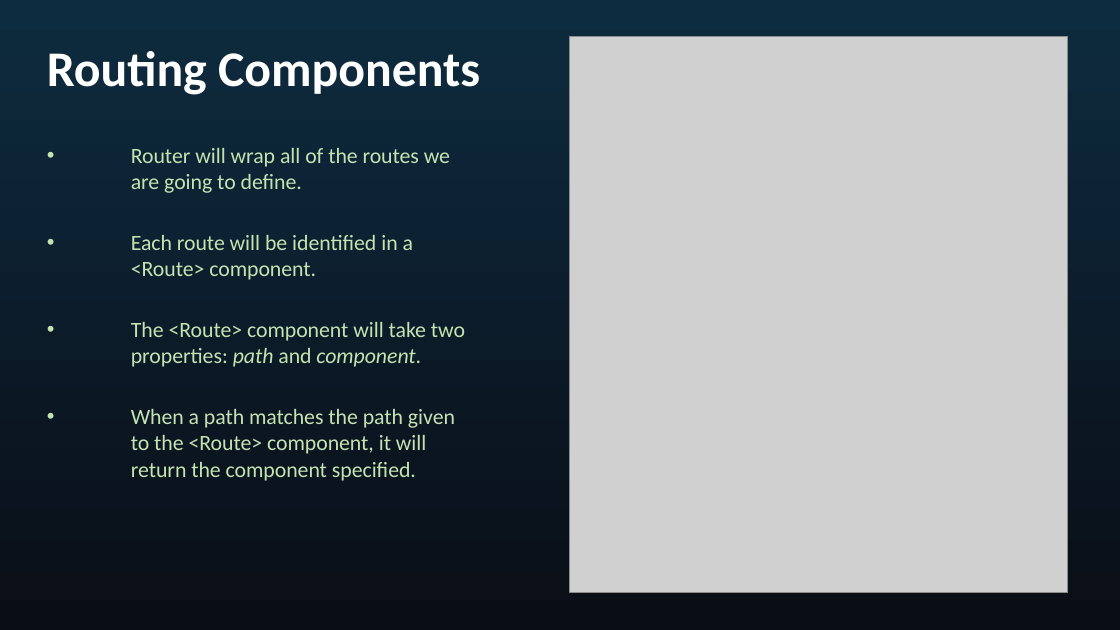
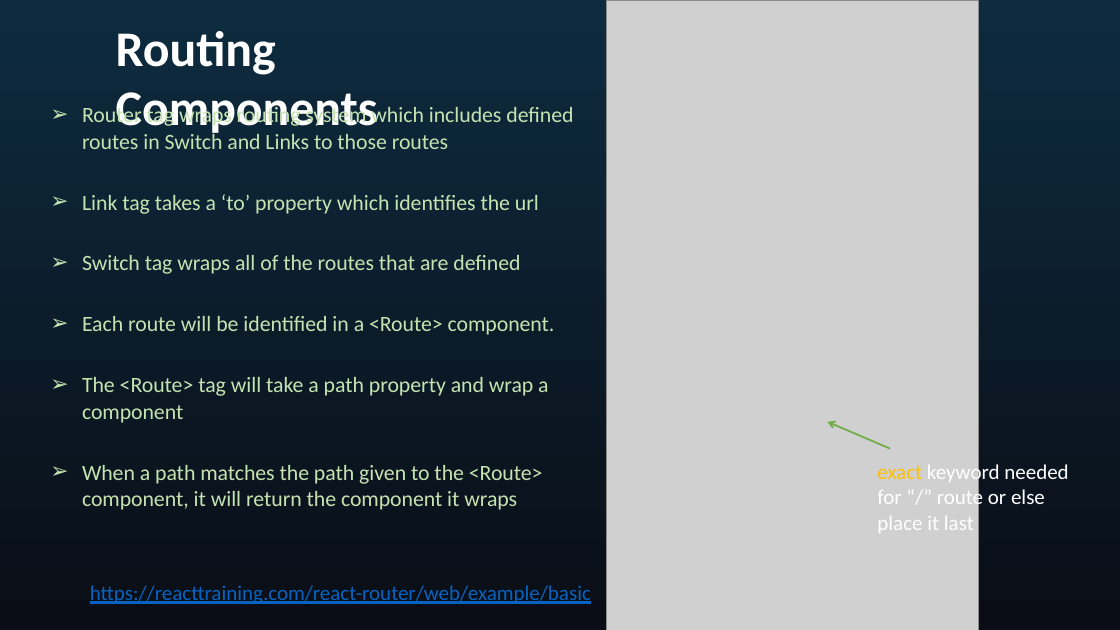
Before and after one commit to seblechernet/PowerPoint-Decks, a slide deck: slide 11 of 04 React Routing, Component Lifecycle Methods.pptx (slide 10 before the commit). Drawn at 1120x630 pixels with LibreOffice and Linux fonts; fonts in the diff are those of the drawing; grey boxes stand for pictures. Boxes give left, top, right and bottom in pixels: in the first picture for what was removed or moved away, otherwise in the second. Text is boxed around its words. In the diff, an @@ line names an element or a change of style, - is before the commit and + after.

```diff
--- a/04 React Routing, Component Lifecycle Methods.pptx
+++ b/04 React Routing, Component Lifecycle Methods.pptx
@@ text "Routing Components" rewrapped from box(47, 51, 480, 95) to box(116, 31, 378, 137) @@
@@ picture: place and size @@
-picture at box(570, 36, 1068, 592)
+picture at box(607, 0, 979, 630)
@@ text "Router tag wraps routing system ...": place and size @@
-text "Router tag wraps routing system ..." at box(131, 148, 465, 481)
+text "Router tag wraps routing system ..." at box(82, 104, 573, 510)
@@ text at box(82, 104, 573, 274): text changed @@
-• Router will wrap all of the routes we are going to define.
+➢ Router tag wraps routing system which includes defined routes in Switch and Links to those routes
+➢ Link tag takes a ‘to’ property which identifies the url
+➢ Switch tag wraps all of the routes that are defined
@@ text at box(82, 316, 555, 335): bullet • to ➢ @@
@@ text at box(82, 377, 548, 510): text changed @@
-• The <Route> component will take two properties: path and component.
-• When a path matches the path given to the <Route> component, it will return the component specified.
+➢ The <Route> tag will take a path property and wrap a component
+➢ When a path matches the path given to the <Route> component, it will return the component it wraps
@@ arrow added from (891, 449) to (828, 422), #70AD47 1.5 pt @@
@@ text added at box(877, 462, 1068, 533), 18 pt, text #FFFFFF @@
+exact keyword needed for “/” route or else place it last
@@ text added at box(90, 585, 591, 604), 18 pt, text #0563C1, underline @@
+https://reacttraining.com/react-router/web/example/basic
```
Also in this commit, not shown: 6 other slides changed, 11 slides added, 2 slides removed.
